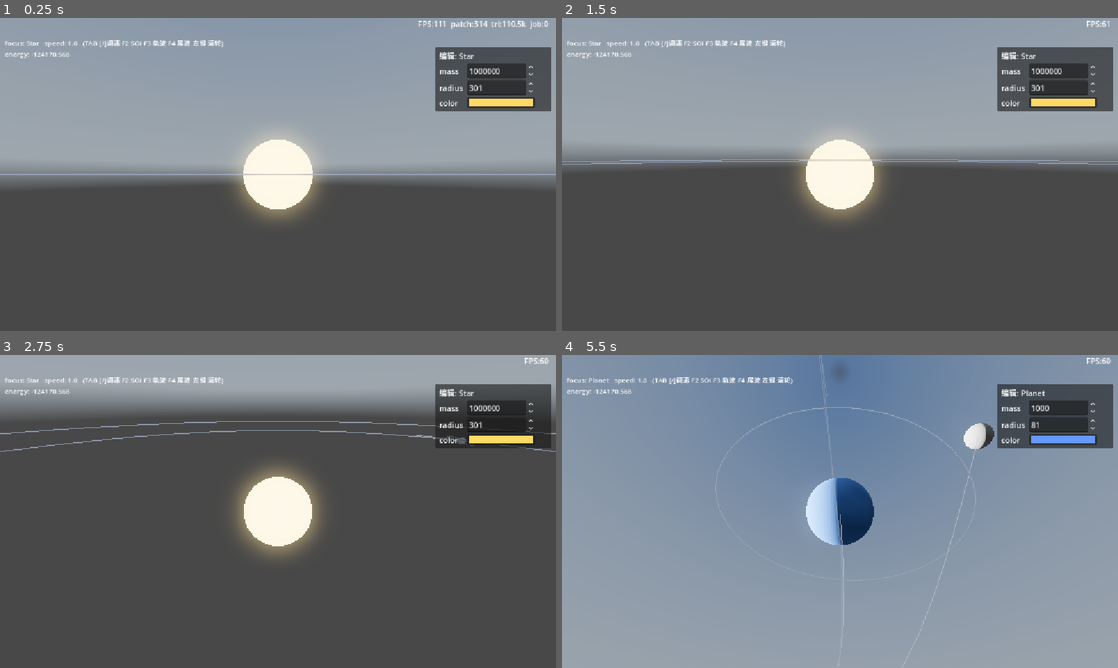
Above: before the commit, frames 1-4 (two rows, left to right).
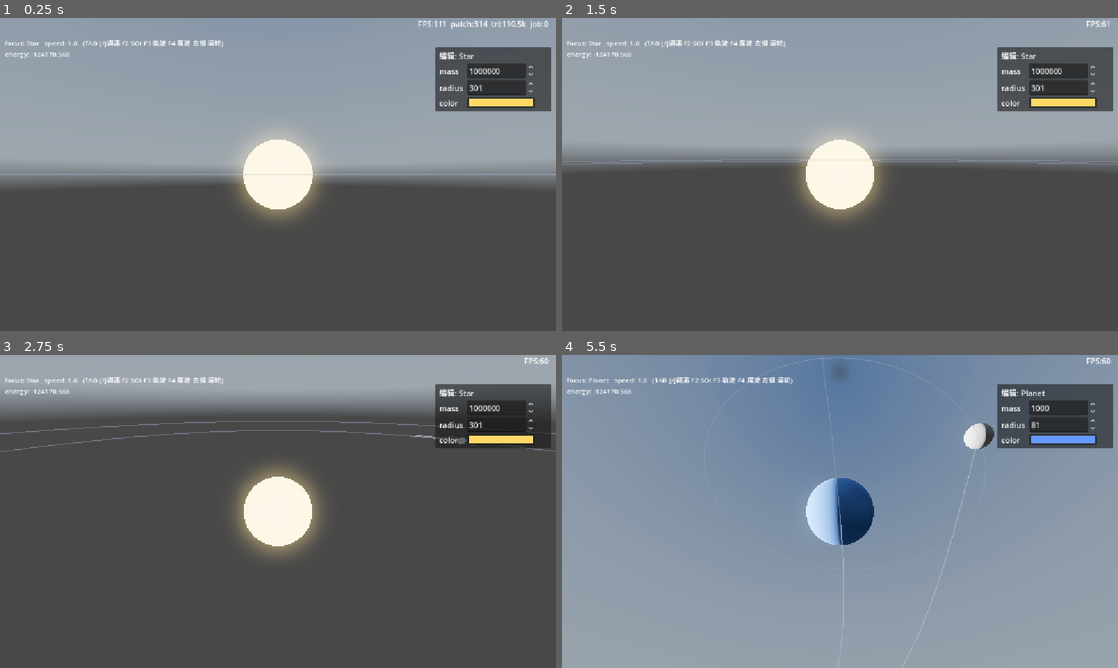
Above: after the commit, the same moments.

Repository: xiaobaibaix/stellar_era_godot
Game: Godot game, scene res://scenes/main.tscn
The game is run twice, just before and just after one commit, with the same random seed, the same clock (stepped at 60 frames per second) and the same inputs. A sky picture missing from this copy of the repository is replaced by a grey-blue gradient.
Inputs (mouse positions are in pixels of both pictures, inside the frame that each line leads up to):
- Up to frame 1 (0.25 s): no input
- Up to frame 2 (1.5 s): tap Enter at 0.5 s; move the mouse to (962, 158) at 0.52 s; hold D 0.53-1.25 s; hold Q 0.53-1.25 s; click (962, 158) at 0.67 s; tap Space at 0.77, 1.25 s; drag from (728, 190) to (812, 237) at 1.27 s
- Up to frame 3 (2.75 s): move the mouse to (333, 442) at 2.02 s; hold D from 2.03 s (still down); tap Shift at 2.1 s
- Up to frame 4 (5.5 s): release D at 2.75 s; drag from (812, 574) to (673, 464) at 2.77 s; move the mouse to (1006, 558) at 3.52 s; hold A 3.53-4.25 s; tap Enter at 3.6, 4.25 s; tap Space at 3.77 s; drag from (673, 464) to (756, 433) at 4.27 s; move the mouse to (867, 511) at 5.02 s; hold S from 5.03 s (still down); tap Tab at 5.1 s; click (867, 511) at 5.17 s

The runs differ from the first frame. In frame 1, less than 0.1% of the frame differs, in the area x 43-57%, y 49-51%; in frame 2, 0.2%; in frame 3, 0.5%, in the area x 0-100%, y 21-31%; in frame 4, 0.4%.

Commit message:
优化：轨迹线的湿滑程度

Diff:
--- a/celestial_system.gd
+++ b/celestial_system.gd
@@ -37,9 +37,9 @@
 
 @export_group("仅顶层")
 @export var orbit_camera: OrbitCamera
-## 轨迹预测线(F3)重算间隔(帧)。越小越跟手(1=每帧), 越大越省 CPU。预测是数值积分,
-## 闭合轨道几十步即停; 只有非闭合(被踢飞/逃逸)才跑满。默认 10。
-@export_range(1, 60, 1) var orbit_predict_interval: int = 10
+## 轨迹预测线(F3)重算间隔(帧)。解析椭圆(每条仅 192 次三角运算)极廉价 → 默认 1(每帧)
+## = 零滞后最丝滑。天体很多时可调大省 CPU。
+@export_range(1, 60, 1) var orbit_predict_interval: int = 1
 
 var sim: NBodySystem
 var members: Array[Celestial] = []
@@ -66,6 +66,9 @@
 # 动态 SOI 边界 hysteresis: 进入需 <IN×Hill, 逃出需 >OUT×Hill; 中间死区防抖动。
 const _SOI_HYSTERESIS_IN: float = 0.9
 const _SOI_HYSTERESIS_OUT: float = 1.1
+
+# 解析轨道椭圆的采样段数(移植 web ORBIT_SEG)。越大越圆滑, 192 已目测完美闭合。
+const _ORBIT_SEG: int = 192
 
 var _hud: Label = null
 var focus_idx: int = 0
@@ -557,8 +560,8 @@
 	_orbit_targets.append(c)
 
 
-# 数值预测: 遍历每层 sim, 对"非 dominant"天体(非 dominant 成员 + 子系统质点)做二体 leapfrog 积分;
-# 回到起点附近(闭合)就停 → 整圈, 否则画一段。改 mass/速度后实时重算。
+# 解析轨道椭圆: 遍历每层 sim, 对"非 dominant"天体(成员 + 子系统质点)从当前 (r,v) 求 Kepler
+# 椭圆并采样。每帧重算 → 永远反映当前 osculating 轨道。逃逸体(能量≥0)不画。
 func _compute_predictions() -> void:
 	_predict_data.clear()
 	for t in _get_all_tops():
@@ -580,6 +583,9 @@
 		_predict_layer(sub)
 
 
+# 解析轨道椭圆(移植 web writeOrbit): 从当前状态矢量 (r,v) 相对 dominant 求 Kepler 椭圆,
+# 采样 _ORBIT_SEG 段完美闭合曲线。逃逸/双曲(能量≥0 或 e≥1)→ 不画。
+# 每帧从当前状态重算 → 永远反映当前 osculating 轨道, 无数值积分误差/滞后 → 丝滑。
 func _predict_one(sys: CelestialSystem, dom_body: Body, mu: float, body: Body, target: Celestial) -> void:
 	var rx: float = body.px - dom_body.px
 	var ry: float = body.py - dom_body.py
@@ -588,37 +594,58 @@
 	var vy: float = body.vy - dom_body.vy
 	var vz: float = body.vz - dom_body.vz
 	var r_len: float = sqrt(rx * rx + ry * ry + rz * rz)
-	if r_len < 1.0 or mu <= 0.0:
-		return
-	var v_len: float = sqrt(vx * vx + vy * vy + vz * vz)
-	var dt_p: float = max(r_len / max(v_len, 0.1) / 20.0, 0.5)
-	var start := Vector3(rx, ry, rz)
-	var traj := PackedVector3Array()
-	var max_steps := 4000
-	for step in range(max_steps):
-		var r2 := rx * rx + ry * ry + rz * rz
-		var inv_r := 1.0 / sqrt(r2)
-		var k := mu * inv_r / r2
-		vx -= k * rx * dt_p * 0.5
-		vy -= k * ry * dt_p * 0.5
-		vz -= k * rz * dt_p * 0.5
-		rx += vx * dt_p
-		ry += vy * dt_p
-		rz += vz * dt_p
-		r2 = rx * rx + ry * ry + rz * rz
-		inv_r = 1.0 / sqrt(r2)
-		k = mu * inv_r / r2
-		vx -= k * rx * dt_p * 0.5
-		vy -= k * ry * dt_p * 0.5
-		vz -= k * rz * dt_p * 0.5
-		if step % 2 == 0:
-			traj.append(Vector3(rx, ry, rz))
-			if step > 40 and Vector3(rx, ry, rz).distance_to(start) < r_len * 0.02:
-				break
+	if r_len < 1e-9 or mu <= 0.0:
+		return
+	# 角动量 h = r × v
+	var hx: float = ry * vz - rz * vy
+	var hy: float = rz * vx - rx * vz
+	var hz: float = rx * vy - ry * vx
+	var h_len: float = sqrt(hx * hx + hy * hy + hz * hz)
+	if h_len < 1e-9:
+		return
+	# 偏心率矢量 e = (v × h)/μ − r/|r|  (指向近星点)
+	var vxh_x: float = vy * hz - vz * hy
+	var vxh_y: float = vz * hx - vx * hz
+	var vxh_z: float = vx * hy - vy * hx
+	var ex: float = vxh_x / mu - rx / r_len
+	var ey: float = vxh_y / mu - ry / r_len
+	var ez: float = vxh_z / mu - rz / r_len
+	var e: float = sqrt(ex * ex + ey * ey + ez * ez)
+	var energy: float = 0.5 * (vx * vx + vy * vy + vz * vz) - mu / r_len
+	if energy >= 0.0 or e >= 0.999:
+		return                                 # 逃逸/双曲 → 不画闭合椭圆
+	var p: float = h_len * h_len / mu          # 半通径 p = h²/μ
+	# 轨道平面正交基: nHat=h/|h|; pHat=e/e (e≈0 取 r方向); qHat=nHat×pHat
+	var nx: float = hx / h_len
+	var ny: float = hy / h_len
+	var nz: float = hz / h_len
+	var pxh: float
+	var pyh: float
+	var pzh: float
+	if e > 1e-5:
+		pxh = ex / e
+		pyh = ey / e
+		pzh = ez / e
+	else:
+		pxh = rx / r_len
+		pyh = ry / r_len
+		pzh = rz / r_len
+	var qx: float = ny * pzh - nz * pyh
+	var qy: float = nz * pxh - nx * pzh
+	var qz: float = nx * pyh - ny * pxh
+	# 采样闭合椭圆: r(θ) = p/(1+e·cosθ), 点 = dominant世界位 + rr·(cos·pHat + sin·qHat)
 	var dom_world := Vector3(sys.dominant._wx, sys.dominant._wy, sys.dominant._wz)
 	var world_traj := PackedVector3Array()
-	for p in traj:
-		world_traj.append(dom_world + p)
+	var n: int = _ORBIT_SEG
+	for i in range(n):
+		var th: float = (float(i) / float(n - 1)) * TAU
+		var c: float = cos(th)
+		var s: float = sin(th)
+		var rr: float = p / (1.0 + e * c)
+		world_traj.append(Vector3(
+			dom_world.x + rr * (c * pxh + s * qx),
+			dom_world.y + rr * (c * pyh + s * qy),
+			dom_world.z + rr * (c * pzh + s * qz)))
 	_predict_data[target] = world_traj
 
 
